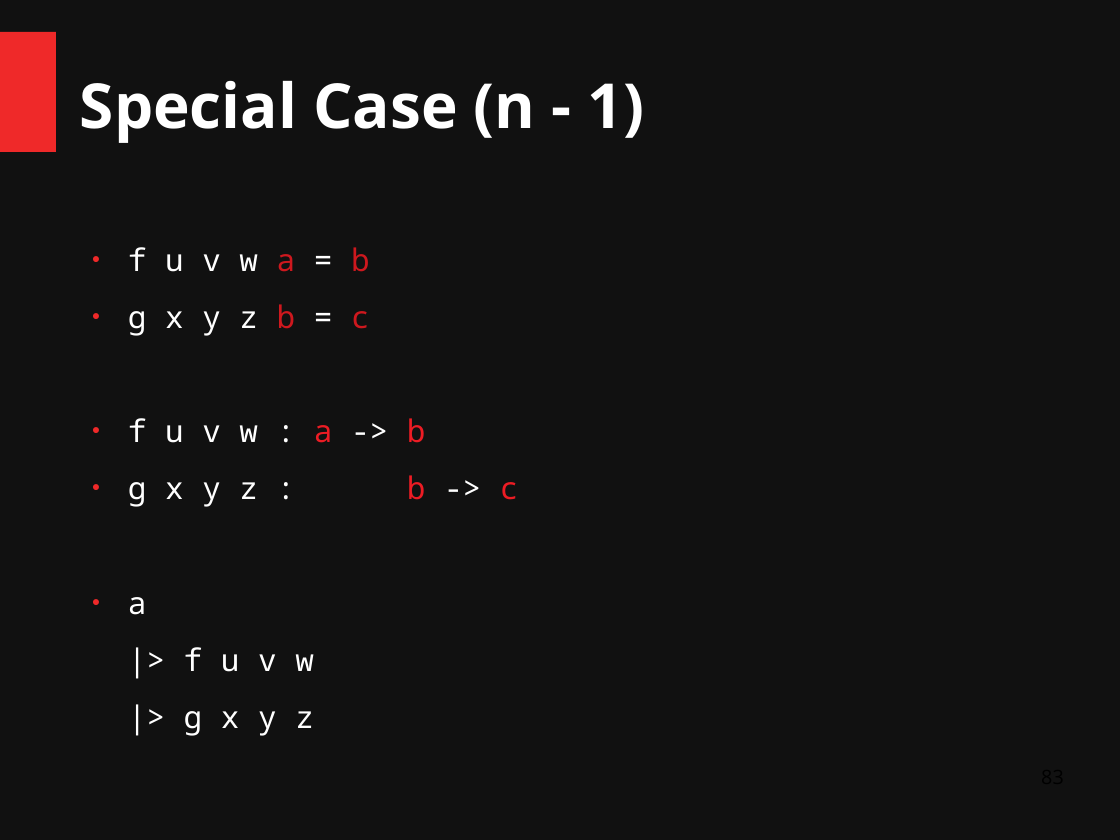
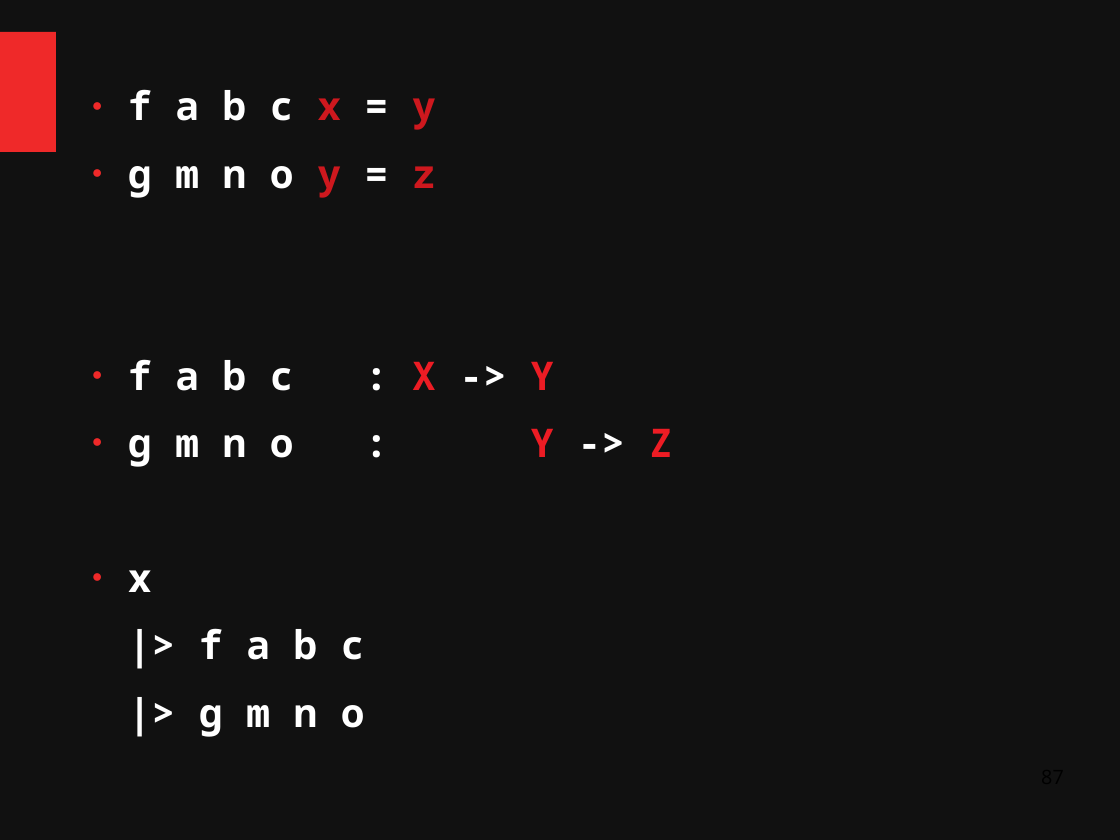
Before and after one commit to ChangHaiBin/FSharpPowerPoint, a slide deck: slide 87 of FSharp Talk Dark3.odp (slide 83 before the commit). Drawn at 1120x840 pixels with LibreOffice and Linux fonts; fonts in the diff are those of the drawing. Boxes give left, top, right and bottom in pixels: in the first picture for what was removed or moved away, otherwise in the second. Text is boxed around its words. In the diff, an @@ line names an element or a change of style, - is before the commit and + after.

Commit message:
small updates

```diff
--- a/FSharp Talk Dark3.odp
+++ b/FSharp Talk Dark3.odp
@@ title removed at (80, 80, 644, 143) @@
-Special Case (n - 1)
@@ text at (128, 89, 673, 737): text changed; size 22 to 28 pt; bold on @@
-● f u v w a = b
-● g x y z b = c
-● f u v w : a -> b
-● g x y z : b -> c
-● a
-|> f u v w
-|> g x y z
+● f a b c x = y
+● g m n o y = z
+● f a b c : X -> Y
+● g m n o : Y -> Z
+● x
+|> f a b c
+|> g m n o
```
Also in this commit, not shown: 5 other slides changed, 4 slides added.
